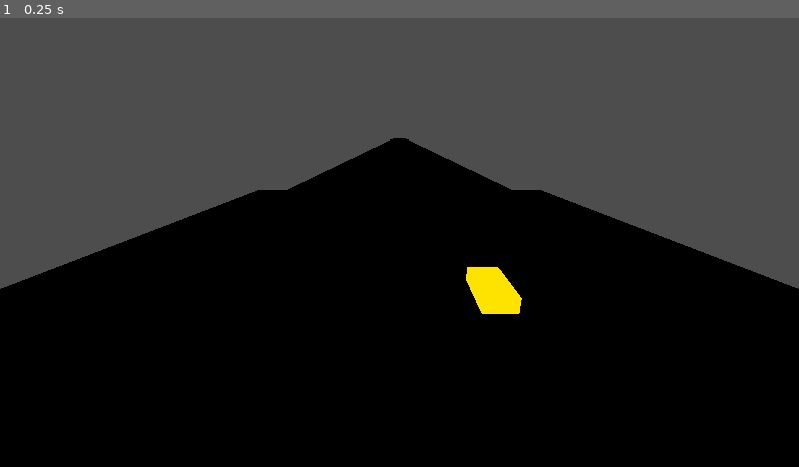
Above: before the commit, frame 1.
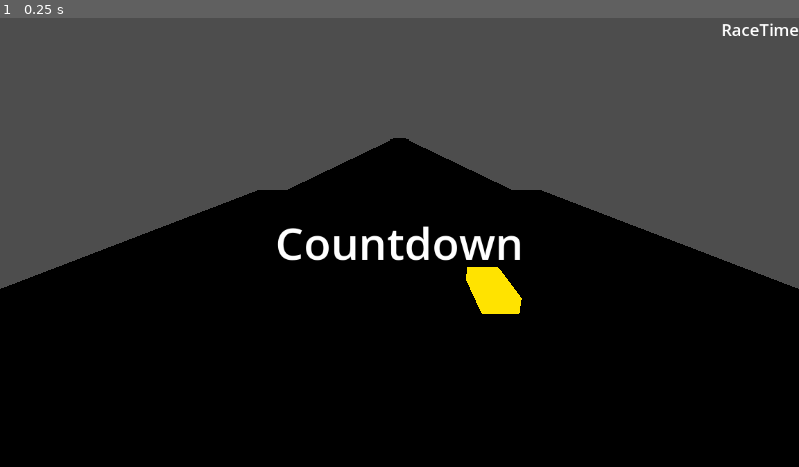
Above: after the commit, the same moment.

Repository: smoothbrainsinc/DragRacingSim
Game: Godot game, scene res://main.tscn
The game is run twice, just before and just after one commit, with the same random seed, the same clock (stepped at 60 frames per second) and the same inputs.
Inputs:
- Up to frame 1 (0.25 s): no input

The runs differ from the first frame. In frame 1, 1.0% of the frame differs, in the area x 34-100%, y 1-55%.

Commit message:
working on ui

Diff:
--- a/main.tscn
+++ b/main.tscn
@@ -41,7 +41,7 @@
 [node name="DragStrip" parent="." instance=ExtResource("5_7mycd")]
 
 [node name="StartLine" type="Area3D" parent="."]
-transform = Transform3D(1, 0, 0, 0, 1, 0, 0, 0, 1, 0, 0.0466847, -18)
+transform = Transform3D(1, 0, 0, 0, 1, 0, 0, 0, 1, 0, 0, -18)
 
 [node name="CollisionShape3D" type="CollisionShape3D" parent="StartLine"]
 transform = Transform3D(1, 0, 0, 0, 1, 0, 0, 0, 1, 0, 0, 18)
--- a/race_ui.tscn
+++ b/race_ui.tscn
@@ -6,23 +6,66 @@
 script = ExtResource("1_32t67")
 
 [node name="CountdownLabel" type="Label" parent="."]
-offset_right = 40.0
-offset_bottom = 23.0
+anchors_preset = 8
+anchor_left = 0.5
+anchor_top = 0.5
+anchor_right = 0.5
+anchor_bottom = 0.5
+offset_left = -20.0
+offset_top = -11.5
+offset_right = 20.0
+offset_bottom = 11.5
+grow_horizontal = 2
+grow_vertical = 2
+theme_override_font_sizes/font_size = 64
+text = "Countdown"
+horizontal_alignment = 1
+vertical_alignment = 1
 
 [node name="RaceTimeLabel" type="Label" parent="."]
-offset_right = 40.0
+anchors_preset = 1
+anchor_left = 1.0
+anchor_right = 1.0
+offset_left = -40.0
 offset_bottom = 23.0
+grow_horizontal = 0
+theme_override_font_sizes/font_size = 24
+text = "RaceTime"
+horizontal_alignment = 2
 
 [node name="ResultsPanel" type="Panel" parent="."]
-offset_right = 40.0
-offset_bottom = 40.0
+visible = false
+anchors_preset = 15
+anchor_right = 1.0
+anchor_bottom = 1.0
+offset_left = 400.0
+offset_top = 400.0
+offset_right = -352.0
+offset_bottom = -148.0
+grow_horizontal = 2
+grow_vertical = 2
 
 [node name="WinnerLabel" type="Label" parent="ResultsPanel"]
-layout_mode = 0
-offset_right = 40.0
-offset_bottom = 23.0
+layout_mode = 1
+anchors_preset = 8
+anchor_left = 0.5
+anchor_top = 0.5
+anchor_right = 0.5
+anchor_bottom = 0.5
+offset_left = -20.0
+offset_top = -22.5
+offset_right = 380.0
+offset_bottom = 77.5
+grow_horizontal = 2
+grow_vertical = 2
+theme_override_font_sizes/font_size = 32
+horizontal_alignment = 1
+vertical_alignment = 1
 
 [node name="RestartButton" type="Button" parent="ResultsPanel"]
 layout_mode = 0
-offset_right = 8.0
-offset_bottom = 8.0
+offset_left = 200.0
+offset_top = 200.0
+offset_right = 275.0
+offset_bottom = 231.0
+text = "RESTART"
